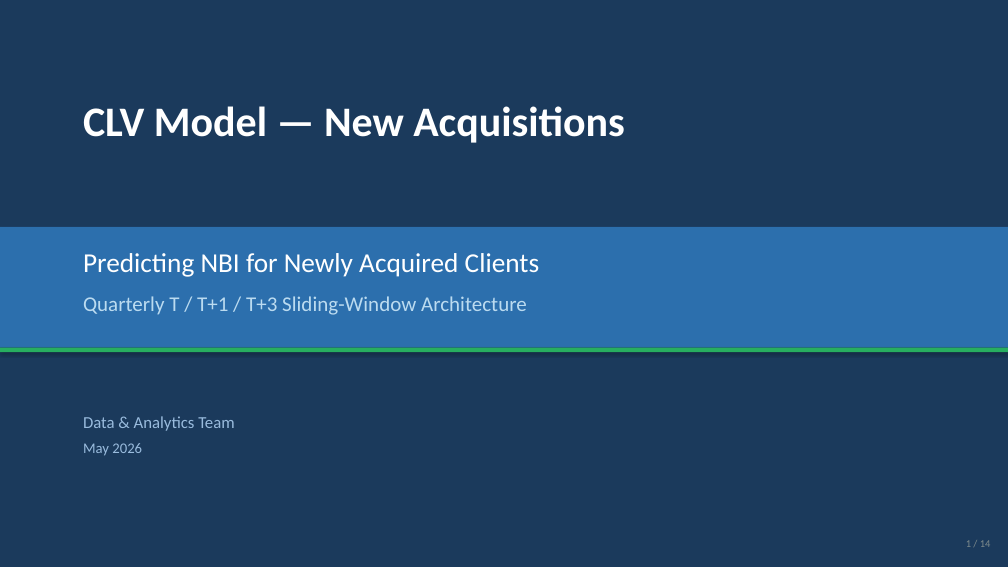
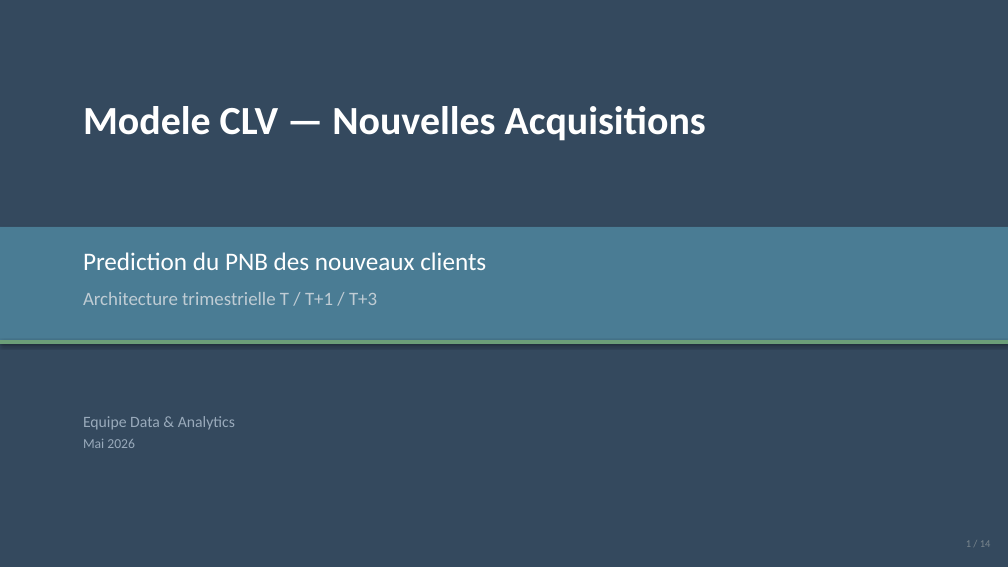
Before and after one commit to Rayen2Z/Claude-my-friend, a slide deck: slide 1 of Acquisition_model/CLV_Acquisition_Model_Presentation.pptx. Drawn at 1008x567 pixels with LibreOffice and Linux fonts; fonts in the diff are those of the drawing. Boxes give left, top, right and bottom in pixels: in the first picture for what was removed or moved away, otherwise in the second. Text is boxed around its words. In the diff, an @@ line names an element or a change of style, - is before the commit and + after.

```diff
--- a/Acquisition_model/CLV_Acquisition_Model_Presentation.pptx
+++ b/Acquisition_model/CLV_Acquisition_Model_Presentation.pptx
@@ background #1B3A5C to #34495E @@
@@ text at bbox=[83, 106, 706, 141]: text changed; size 40 to 38 pt @@
-CLV Model — New Acquisitions
+Modele CLV — Nouvelles Acquisitions
@@ rectangle: place and size @@
-rectangle at bbox=[0, 227, 1008, 348]
+rectangle at bbox=[0, 227, 1008, 340]
@@ rectangle at bbox=[0, 227, 1008, 340]: fill #2C6FAD to #4A7C94 @@
@@ text at bbox=[83, 252, 486, 305]: text changed; size 20 to 18 pt; text colour #BBDBF0 to #BFCCD4 @@
-Predicting NBI for Newly Acquired Clients
-Quarterly T / T+1 / T+3 Sliding-Window Architecture
+Prediction du PNB des nouveaux clients
+Architecture trimestrielle T / T+1 / T+3
@@ rectangle: place and size @@
-rectangle at bbox=[0, 348, 1008, 352]
+rectangle at bbox=[0, 340, 1008, 344]
@@ rectangle at bbox=[0, 340, 1008, 344]: fill #27AE60 to #6B9E78 @@
@@ text at bbox=[83, 416, 235, 448]: text changed; size 16 to 15 pt; text colour #99BBDD to #99AABB @@
-Data & Analytics Team
-May 2026
+Equipe Data & Analytics
+Mai 2026
@@ text "1 / 14" at bbox=[966, 540, 991, 547]: text colour #7F8C8D to #7A868E @@
```
Also in this commit, not shown: 9 other slides changed, 4 slides added, 4 slides removed, 2 other files.
